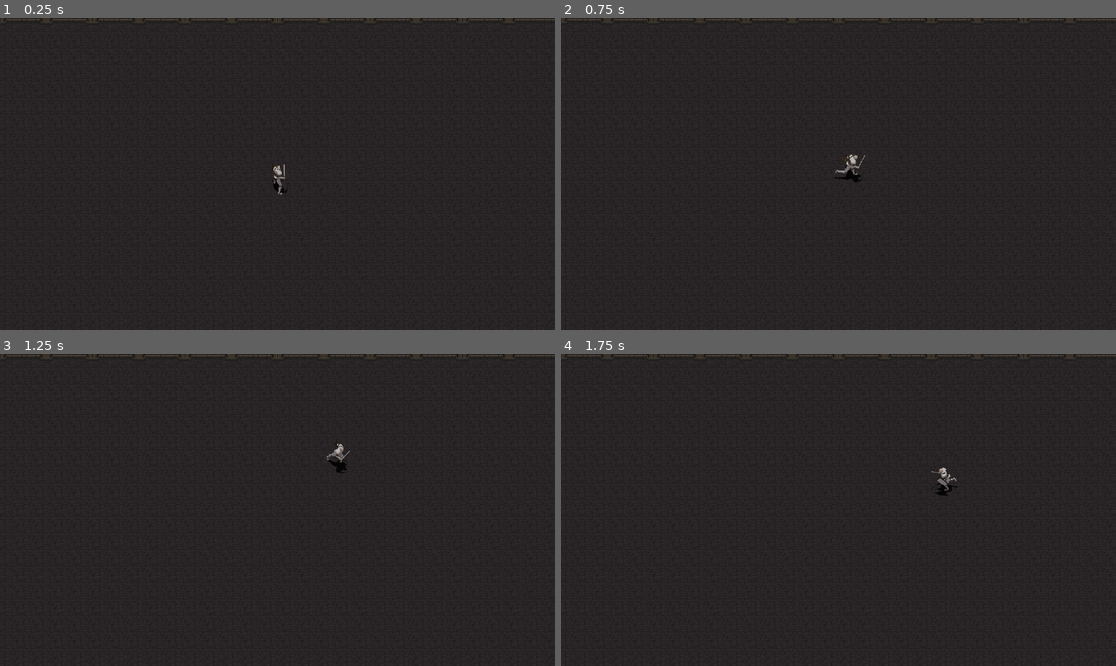
Above: before the commit, frames 1-4 (two rows, left to right).
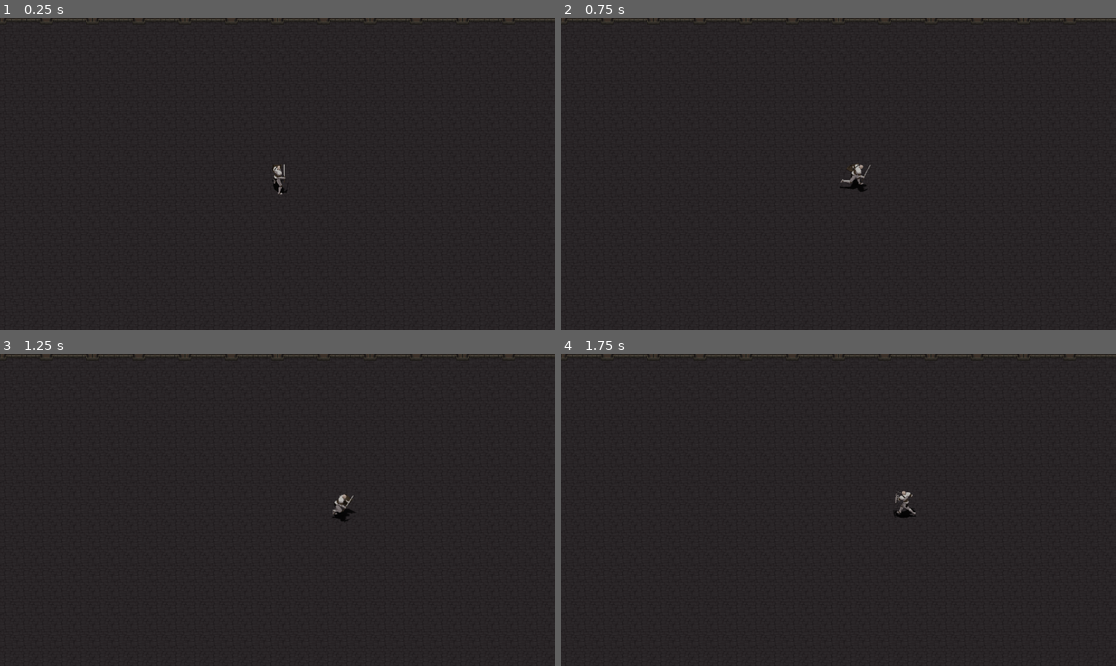
Above: after the commit, the same moments.

Repository: Aheuf/prpg
Game: Godot game, scene res://levels/sandbox_level.tscn
Same seed, same stepped clock (60 frames per second), same inputs: the game is played once before the commit and once after it.
Inputs (mouse positions are in pixels of both pictures, inside the frame that each line leads up to):
- Up to frame 1 (0.25 s): no input
- Up to frame 2 (0.75 s): tap Enter at 0.5 s; move the mouse to (960, 158) at 0.52 s; hold D (player_run_right, bound only before the commit) from 0.53 s (still down); hold W (player_run_animation, bound only before the commit) from 0.53 s (still down)
- Up to frame 3 (1.25 s): keep holding D (player_run_right, bound only before the commit); keep holding W (player_run_animation, bound only before the commit); tap Shift at 0.8 s
- Up to frame 4 (1.75 s): move the mouse to (727, 525) at 1.27 s; release D (player_run_right, bound only before the commit) at 1.28 s; release W (player_run_animation, bound only before the commit) at 1.28 s; hold S (player_run_down, bound only before the commit) from 1.28 s (still down); tap Shift at 1.35 s; tap W (player_run_animation, bound only before the commit) at 1.55 s

Frame 1 is identical in both runs. In frame 2, 0.3% of the frame differs, in the area x 49-56%, y 43-56%; in frame 3, 0.3%, in the area x 58-64%, y 28-54%; in frame 4, 0.3%.

Commit message:
refacto: movement

Diff:
--- a/characters/player/player.tscn
+++ b/characters/player/player.tscn
@@ -3537,9 +3537,7 @@
 
 [node name="player_animated_sprite" type="AnimatedSprite2D" parent="."]
 sprite_frames = SubResource("SpriteFrames_mhl3s")
-animation = &"run_backward_tr"
-frame = 1
-frame_progress = 0.611491
+animation = &"run_tl"
 
 [node name="player_collision_shape" type="CollisionShape2D" parent="."]
 visible = false
--- a/characters/player/scripts/player.gd
+++ b/characters/player/scripts/player.gd
@@ -3,6 +3,9 @@
 var look:String
 var movement:String
 var player_animation:String
+var mouse_position: Vector2
+var player_gaze: float
+var recorded_distance: float
 
 func _ready() -> void:
 	$player_animated_sprite.play("idle_top")
@@ -11,45 +14,33 @@
 	move_and_slide()
 	look = update_gaze()
 	player_animation = update_animation()
+	mouse_position = get_global_mouse_position()
+	player_gaze = rad_to_deg(position.angle_to_point(mouse_position))
 	animate_player()
 	update_deplacement()
 
-func is_getting_closer() -> bool:
-	# TODO - ne fonctione pas de bottom left à top left (tout le côté gauche quoi)
-	if look.contains("r") and movement.contains("l"):
-		return false
-	elif look.contains("top") and movement.contains("bot"):
-		return false
-	elif look.contains("bot") and movement.contains("top"):
-		return false
-	return true
-
-### ---------------- DEBUT ANIMATION ---------------- ###
 ## DEBUT fonctions pour mettre à jour la POSITION DU REGARD du joueur
 func update_gaze() -> String:
-	var mouse_position: Vector2 = get_global_mouse_position()
-	var player_gaze = abs(rad_to_deg(position.angle_to_point(mouse_position)))
+	if abs(player_gaze) < 22.5 or abs(player_gaze) > 157.5 :
+		return handle_horizontal_look()
+	elif 67.5 < abs(player_gaze) and abs(player_gaze) < 112.5:
+		return handle_vertical_look()
+	else:
+		return handle_corner_look()
 
-	if player_gaze < 22.5 or player_gaze > 157.5 :
-		return handle_horizontal_look(mouse_position)
-	elif 67.5 < player_gaze and player_gaze < 112.5:
-		return handle_vertical_look(mouse_position)
-	else:
-		return handle_corner_look(player_gaze, mouse_position)
-
-func handle_horizontal_look(mouse_position) -> String:
+func handle_horizontal_look() -> String:
 	if mouse_position.x < position.x :
 		return "left"
 	return "right"
 
-func handle_vertical_look(mouse_position) -> String:
+func handle_vertical_look() -> String:
 	if mouse_position.y < position.y :
 		return "top"
 	return "bot"
 
-func handle_corner_look(player_gaze, mouse_position) -> String:
+func handle_corner_look() -> String:
 	var is_looking_up:bool = mouse_position.y < position.y
-	if 112.5 < player_gaze and player_gaze < 157.5:
+	if 112.5 < abs(player_gaze) and abs(player_gaze) < 157.5:
 		if is_looking_up:
 			return "tl"
 		else:
@@ -61,18 +52,21 @@
 			return "br"
 ## FIN fonctions pour mettre à jour la POSITION DU REGARD du joueur
 
+### ---------------- DEBUT ANIMATION ---------------- ###
 ## DEBUT fonctions pour mettre à jour l'ANIMATION DU JOUEUR du joueur
 func update_animation() -> String:
-	var movement_type:String = "idle"
-	var is_getting_closer = is_getting_closer()
-	if Input.is_action_pressed("player_run_animation") and not Input.is_key_pressed(KEY_SHIFT):
-		if is_getting_closer:
-			movement_type = "run"
-		else:
-			movement_type = "run_backward"
-	elif Input.is_action_pressed("player_run_animation") and Input.is_key_pressed(KEY_SHIFT):
-		movement_type = "walk"
-	return movement_type
+	if Input.is_action_pressed("player_deplacement_animation") and not Input.is_key_pressed(KEY_SHIFT):
+		return run_animation()
+	elif Input.is_action_pressed("player_deplacement_animation") and Input.is_key_pressed(KEY_SHIFT):
+		return "walk"
+	return "idle"
+
+func run_animation() -> String:
+	if Input.is_action_pressed("player_go_towards"):
+		return "run"
+	elif Input.is_action_pressed("player_go_away"):
+		return "run_backward"
+	return "run"
 ## FIN fonctions pour mettre à jour l'ANIMATION DU JOUEUR du joueur
 
 # joue l'animation defini par le regard et les touches
@@ -82,51 +76,77 @@
 #######################################################
 ### ---------------- DEBUT MOVEMENT ---------------- ###
 func update_deplacement() -> void:
-	if player_animation == "run":
-		run()
-	elif player_animation == "walk":
-		walk()
+	var deplacement_speed:float
+	var max_deplacement_speed:float
+
+	# setup de la vitesse de déplacement
+	match player_animation:
+		"run" :
+			deplacement_speed = RUN_SPEED
+			max_deplacement_speed = RUN_MAX_SPEED
+		"walk" :
+			deplacement_speed = WALK_SPEED
+			max_deplacement_speed = WALK_MAX_SPEED
+
+	if Input.is_action_pressed("player_go_towards") or Input.is_action_pressed("player_go_away"):
+		move_forward_or_backward(max_deplacement_speed)
+	elif Input.is_action_pressed("player_strafe_right") or Input.is_action_pressed("player_strafe_left"):
+		if global_position.distance_to(mouse_position) > recorded_distance:
+			velocity = global_position.direction_to(mouse_position) * RUN_MAX_SPEED
+		move_strafe(deplacement_speed, max_deplacement_speed)
 	else:
 		velocity.y = lerp(velocity.y, 0.00, FRICTION)
 		velocity.x = lerp(velocity.x, 0.00, FRICTION)
 
-func run():
-	## vertical run
-	if Input.is_action_pressed("player_run_up") and not Input.is_action_pressed("player_run_down"):
-		movement = "top"
-		velocity.y = clamp(velocity.y - RUN_SPEED, - RUN_MAX_SPEED, 0)
-	elif Input.is_action_pressed("player_run_down") and not Input.is_action_pressed("player_run_up"):
-		movement = "bot"
-		velocity.y = clamp(velocity.y + RUN_SPEED, 0, RUN_MAX_SPEED)
+func move_forward_or_backward(max_deplacement_speed) -> void:
+	if Input.is_action_pressed("player_go_towards") and not Input.is_action_pressed("player_go_away"):
+		velocity = global_position.direction_to(mouse_position) * max_deplacement_speed
+	elif Input.is_action_pressed("player_go_away") and not Input.is_action_pressed("player_go_towards"):
+		#TODO /!\/!\/!\ ne fonctionne pas /!\/!\/!\
+		velocity = - global_position.direction_to(mouse_position) * max_deplacement_speed
+	recorded_distance = global_position.distance_to(mouse_position)
 
-	## horizontal run
-	if Input.is_action_pressed("player_run_right") and not Input.is_action_pressed("player_run_left"):
-		movement = "right"
-		velocity.x = clamp(velocity.x + RUN_SPEED, 0, RUN_MAX_SPEED)
-	elif Input.is_action_pressed("player_run_left") and not Input.is_action_pressed("player_run_right"):
-		movement = "left"
-		velocity.x = clamp(velocity.x - RUN_SPEED, - RUN_MAX_SPEED, 0)
-
-	## update corner movement information
-	if velocity.y > 0 and velocity.x > 0 :
-		movement = "br" #bottom right
-	elif velocity.y < 0 and velocity.x < 0 :
-		movement = "tl" #top left
-	elif velocity.y > 0 and velocity.x < 0 :
-		movement = "bl" #bottom right
-	elif velocity.y < 0 and velocity.x > 0:
-		movement = "tr" #top right
-
-func walk():
-	## vertical walk
-	if Input.is_action_pressed("player_walk_up") and not Input.is_action_pressed("player_walk_down"):
-		velocity.y = clamp(velocity.y - WALK_SPEED, - WALK_MAX_SPEED, 0)
-	elif Input.is_action_pressed("player_walk_down") and not Input.is_action_pressed("player_walk_up"):
-		velocity.y = clamp(velocity.y + WALK_SPEED, 0, WALK_MAX_SPEED)
-
-	## horizontal walk
-	if Input.is_action_pressed("player_walk_right") and not Input.is_action_pressed("player_walk_left"):
-		velocity.x = clamp(velocity.x + WALK_SPEED, 0, WALK_MAX_SPEED)
-	elif Input.is_action_pressed("player_walk_left") and not Input.is_action_pressed("player_walk_right"):
-		velocity.x = clamp(velocity.x - WALK_SPEED, - WALK_MAX_SPEED, 0)
+func move_strafe(deplacement_speed, max_deplacement_speed) -> void:
+	if Input.is_action_pressed("player_strafe_right") and not Input.is_action_pressed("player_strafe_left"):
+		if player_gaze > -22.5 and player_gaze < 22.5 :
+			velocity.y = clamp(velocity.y + deplacement_speed, 0, max_deplacement_speed)
+		elif player_gaze > -67.5 and player_gaze < -22.5 :
+			velocity.x = clamp(velocity.x + deplacement_speed, 0, max_deplacement_speed)
+			velocity.y = clamp(velocity.y + deplacement_speed, 0, max_deplacement_speed)
+		elif player_gaze > -112.5 and player_gaze < -67.5 :
+			velocity.x = clamp(velocity.x + deplacement_speed, 0, max_deplacement_speed)
+		elif player_gaze > -157.5 and player_gaze < -112.5 :
+			velocity.x = clamp(velocity.x + deplacement_speed, 0, max_deplacement_speed)
+			velocity.y = clamp(velocity.y - deplacement_speed, - max_deplacement_speed, 0)
+		elif player_gaze < 67.5 and player_gaze > 22.5 :
+			velocity.x = clamp(velocity.x - deplacement_speed, - max_deplacement_speed, 0)
+			velocity.y = clamp(velocity.y + deplacement_speed, 0, max_deplacement_speed)
+		elif player_gaze < 112.5 and player_gaze > 67.5 :
+			velocity.x = clamp(velocity.x - deplacement_speed, - max_deplacement_speed, 0)
+		elif player_gaze < 157.5 and player_gaze > 112.5 :
+			velocity.x = clamp(velocity.x - deplacement_speed, - max_deplacement_speed, 0)
+			velocity.y = clamp(velocity.y - deplacement_speed, - max_deplacement_speed, 0)
+		elif player_gaze < -157.5 or player_gaze > 157.5 :
+			velocity.y = clamp(velocity.y - deplacement_speed, - max_deplacement_speed, 0)
+	elif Input.is_action_pressed("player_strafe_left") and not Input.is_action_pressed("player_strafe_right"):
+		if player_gaze > -22.5 and player_gaze < 22.5 :
+			velocity.y = clamp(velocity.y - deplacement_speed, - max_deplacement_speed, 0)
+		elif player_gaze > -67.5 and player_gaze < -22.5 :
+			velocity.x = clamp(velocity.x - deplacement_speed, - max_deplacement_speed, 0)
+			velocity.y = clamp(velocity.y - deplacement_speed, - max_deplacement_speed, 0)
+		elif player_gaze > -112.5 and player_gaze < -67.5 :
+			velocity.x = clamp(velocity.x - deplacement_speed, - max_deplacement_speed, 0)
+		elif player_gaze > -157.5 and player_gaze < -112.5 :
+			velocity.x = clamp(velocity.x - deplacement_speed, - max_deplacement_speed, 0)
+			velocity.y = clamp(velocity.y + deplacement_speed, 0, max_deplacement_speed)
+		elif player_gaze < 67.5 and player_gaze > 22.5 :
+			velocity.x = clamp(velocity.x + deplacement_speed, 0, max_deplacement_speed)
+			velocity.y = clamp(velocity.y - deplacement_speed, - max_deplacement_speed, 0)
+		elif player_gaze < 112.5 and player_gaze > 67.5 :
+			velocity.x = clamp(velocity.x + deplacement_speed, 0, max_deplacement_speed)
+		elif player_gaze < 157.5 and player_gaze > 112.5 :
+			velocity.x = clamp(velocity.x + deplacement_speed, 0, max_deplacement_speed)
+			velocity.y = clamp(velocity.y + deplacement_speed, 0, max_deplacement_speed)
+		elif player_gaze < -157.5 or player_gaze > 157.5 :
+			velocity.y = clamp(velocity.y + deplacement_speed, 0, max_deplacement_speed)
 ### ---------------- FIN MOVEMENT ---------------- ###
--- a/project.godot
+++ b/project.godot
@@ -17,7 +17,7 @@
 
 [input]
 
-player_run_animation={
+player_deplacement_animation={
 "deadzone": 0.5,
 "events": [Object(InputEventKey,"resource_local_to_scene":false,"resource_name":"","device":-1,"window_id":0,"alt_press …(192 unchanged characters)…
 , Object(InputEventKey,"resource_local_to_scene":false,"resource_name":"","device":-1,"window_id":0,"alt_pressed":false …(183 unchanged characters)…
@@ -25,22 +25,22 @@
 , Object(InputEventKey,"resource_local_to_scene":false,"resource_name":"","device":-1,"window_id":0,"alt_pressed":false …(183 unchanged characters)…
 ]
 }
-player_run_up={
+player_go_towards={
 "deadzone": 0.5,
 "events": [Object(InputEventKey,"resource_local_to_scene":false,"resource_name":"","device":-1,"window_id":0,"alt_press …(192 unchanged characters)…
 ]
 }
-player_run_down={
+player_go_away={
 "deadzone": 0.5,
 "events": [Object(InputEventKey,"resource_local_to_scene":false,"resource_name":"","device":-1,"window_id":0,"alt_press …(192 unchanged characters)…
 ]
 }
-player_run_left={
+player_strafe_left={
 "deadzone": 0.5,
 "events": [Object(InputEventKey,"resource_local_to_scene":false,"resource_name":"","device":-1,"window_id":0,"alt_press …(192 unchanged characters)…
 ]
 }
-player_run_right={
+player_strafe_right={
 "deadzone": 0.5,
 "events": [Object(InputEventKey,"resource_local_to_scene":false,"resource_name":"","device":-1,"window_id":0,"alt_press …(192 unchanged characters)…
 ]
@@ -53,12 +53,12 @@
 , Object(InputEventKey,"resource_local_to_scene":false,"resource_name":"","device":-1,"window_id":0,"alt_pressed":false …(182 unchanged characters)…
 ]
 }
-player_walk_up={
+player_walk_towards={
 "deadzone": 0.5,
 "events": [Object(InputEventKey,"resource_local_to_scene":false,"resource_name":"","device":-1,"window_id":0,"alt_press …(191 unchanged characters)…
 ]
 }
-player_walk_down={
+player_walk_away={
 "deadzone": 0.5,
 "events": [Object(InputEventKey,"resource_local_to_scene":false,"resource_name":"","device":-1,"window_id":0,"alt_press …(191 unchanged characters)…
 ]
